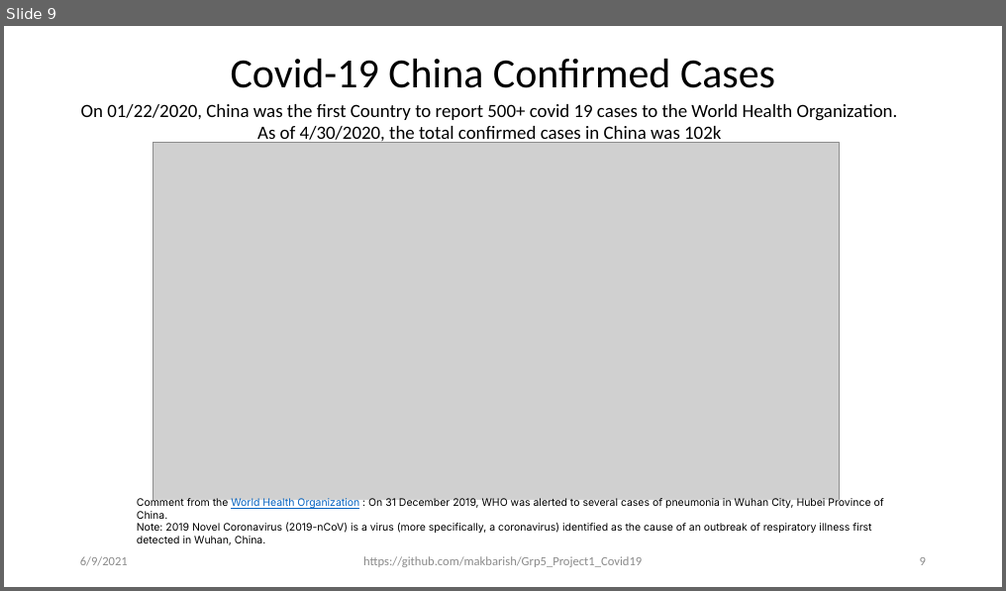
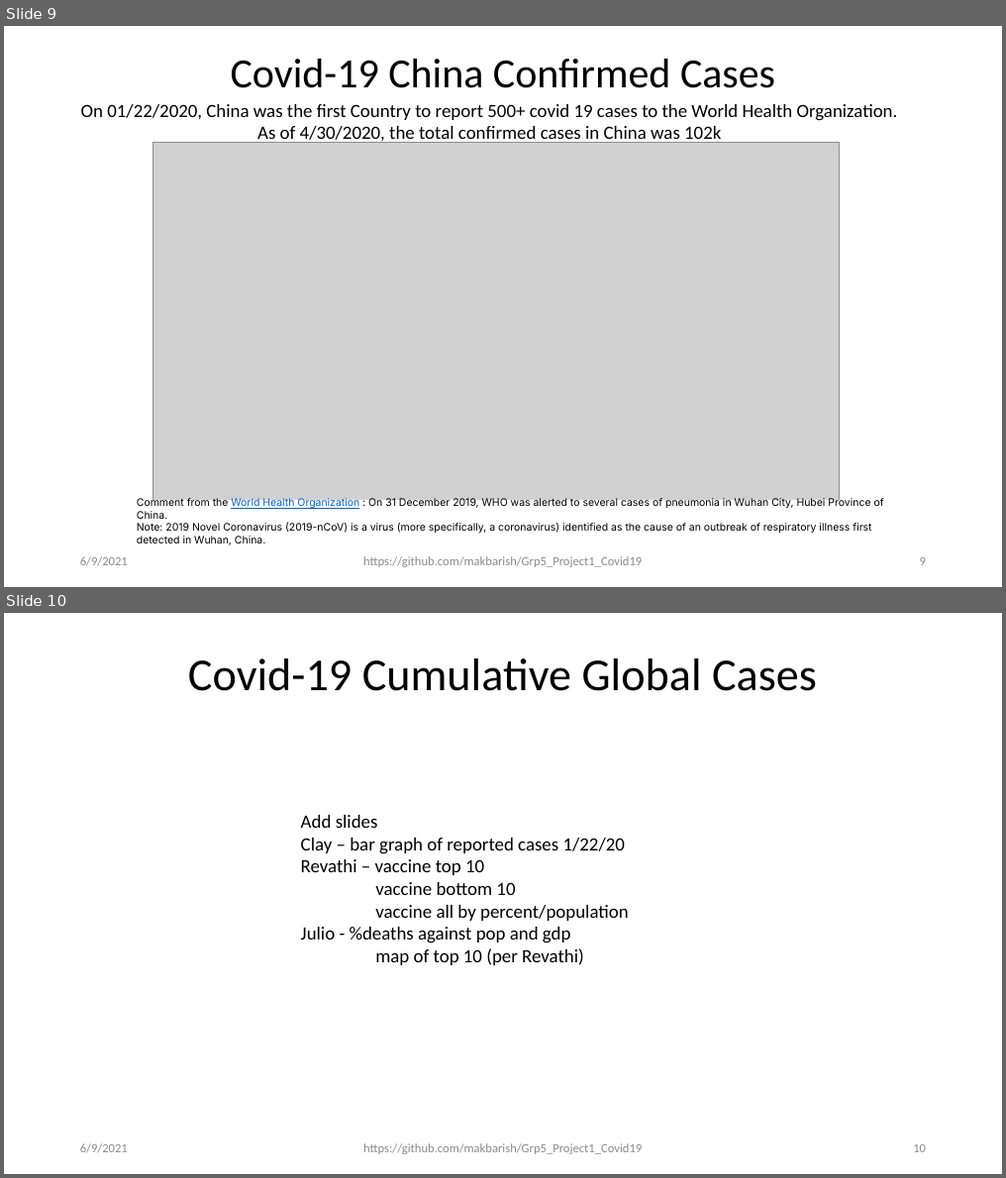
Before and after one commit to makbarish/Grp5_Project1_Covid19, a slide deck: Clay/Novel_Corona_Virus_2019.pptx. Shown one above the other, each under a label of ours: slide 9 before the commit, slides 9 and 10 after it. The pictures are 1006x591 and 1006x1178 pixels, drawn with LibreOffice and Linux fonts; fonts in the diff are those of the drawing; grey boxes stand for pictures. Boxes give left, top, right and bottom in pixels: in the first picture for what was removed or moved away, otherwise in the second. Text is boxed around its words. In the diff, an @@ line names an element or a change of style, - is before the commit and + after.

```diff
--- a/Clay/Novel_Corona_Virus_2019.pptx
+++ b/Clay/Novel_Corona_Virus_2019.pptx
@@ slide 10 added at bbox=[4, 613, 1002, 1174], background #FFFFFF @@
@@ title added at bbox=[188, 659, 817, 691], 44 pt, text #000000 @@
+Covid-19 Cumulative Global Cases
@@ text added at bbox=[301, 815, 629, 965], 18 pt, text #000000 @@
+Add slides
+Clay – bar graph of reported cases 1/22/20
+Revathi – vaccine top 10
+vaccine bottom 10
+vaccine all by percent/population
+Julio - %deaths against pop and gdp
+map of top 10 (per Revathi)
@@ text added at bbox=[80, 1144, 128, 1154], 12 pt, text #8C8C8C @@
+6/9/2021
@@ text added at bbox=[363, 1144, 642, 1155], 12 pt, text #8C8C8C @@
+https://github.com/makbarish/Grp5_Project1_Covid19
@@ page number added at bbox=[913, 1145, 926, 1153], 12 pt, text #8C8C8C @@
+10
```
Also in this commit, not shown: 8 slides changed, 1 other slide added, 1 other file.
